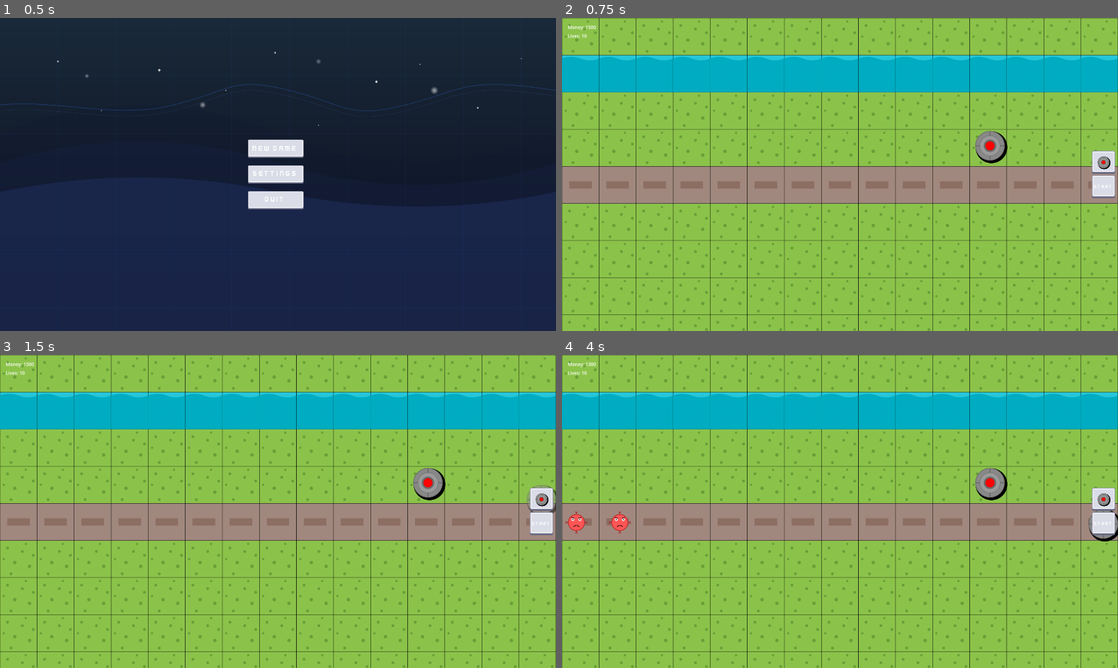
Above: before the commit, frames 1-4 (two rows, left to right).
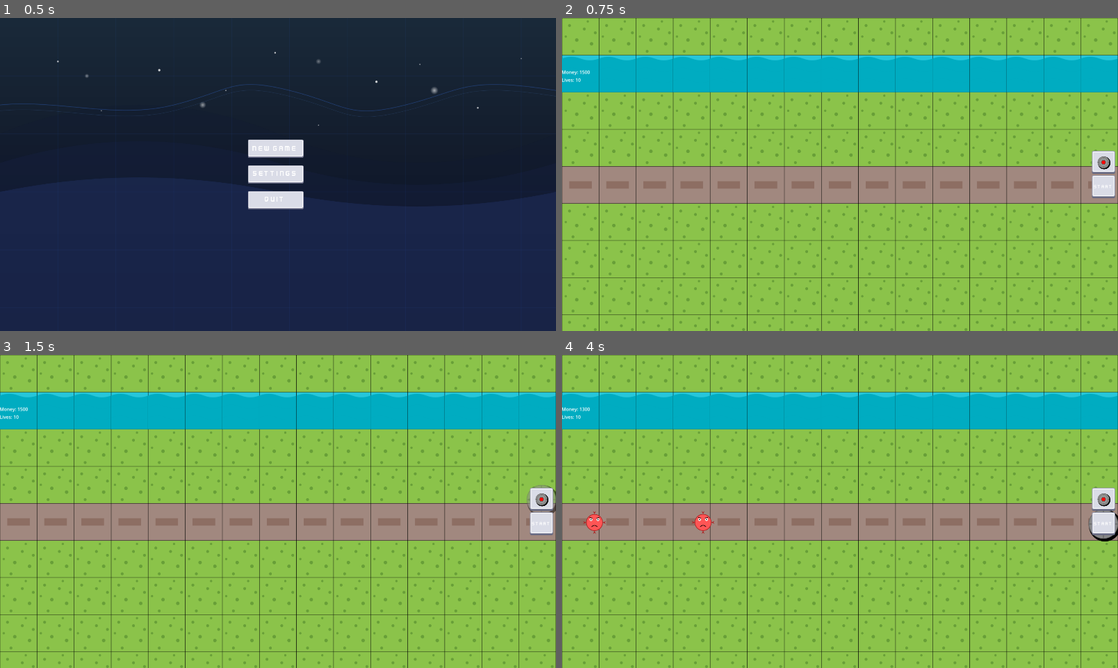
Above: after the commit, the same moments.

Repository: Kotowskey/tower-defense
Game: Godot game, scene res://scenes/scene_handler.tscn
Two runs of this game, one before a commit and one after it. Both use one fixed random seed, a clock stepped at 60 frames per second and the inputs below.
Inputs (mouse positions are in pixels of both pictures, inside the frame that each line leads up to):
- Up to frame 1 (0.5 s): no input
- Up to frame 2 (0.75 s): click "NEW GAME" at 0.5 s
- Up to frame 3 (1.5 s): click (539, 498) at 1.25 s
- Up to frame 4 (4 s): click (1101, 524) at 2 s; click (1101, 498) at 2.75 s; click (1101, 524) at 3.5 s

Frame 1 is identical in both runs. In frame 2, 0.6% of the frame differs, in the area x 0-81%, y 2-47%; in frame 3, 0.6%; in frame 4, 1.2%, in the area x 0-81%, y 2-58%.

Commit message:
more exports + ui improvements

Diff:
--- a/scenes/enemy.tscn
+++ b/scenes/enemy.tscn
@@ -7,6 +7,8 @@
 
 [node name="Enemy" type="Node2D"]
 script = ExtResource("1_t7gky")
+speed = 250.0
+max_health = 10
 
 [node name="CharacterBody2D" type="CharacterBody2D" parent="."]
 
--- a/scenes/game_scene.tscn
+++ b/scenes/game_scene.tscn
@@ -83,7 +83,24 @@
 horizontal_alignment = 1
 vertical_alignment = 1
 
-[node name="Label" type="Label" parent="UI/HUD"]
-layout_mode = 0
-offset_right = 400.0
-offset_bottom = 500.0
+[node name="UserUI" type="VBoxContainer" parent="UI/HUD"]
+custom_minimum_size = Vector2(100, 400)
+layout_mode = 1
+anchors_preset = 6
+anchor_left = 1.0
+anchor_top = 0.5
+anchor_right = 1.0
+anchor_bottom = 0.5
+offset_left = -1921.0
+offset_top = -540.0
+offset_right = -1821.0
+offset_bottom = -140.0
+grow_horizontal = 0
+grow_vertical = 2
+alignment = 1
+
+[node name="MoneyLabel" type="Label" parent="UI/HUD/UserUI"]
+layout_mode = 2
+
+[node name="LivesLabel" type="Label" parent="UI/HUD/UserUI"]
+layout_mode = 2
--- a/scenes/map.tscn
+++ b/scenes/map.tscn
@@ -1,8 +1,7 @@
-[gd_scene load_steps=7 format=4 uid="uid://cah106dou6wt3"]
+[gd_scene load_steps=6 format=4 uid="uid://cah106dou6wt3"]
 
 [ext_resource type="Script" uid="uid://dk8fb2h31quj7" path="res://scripts/map.gd" id="1_h4gj2"]
 [ext_resource type="Texture2D" uid="uid://63tu3pk2ge74" path="res://assets/tiles/tower-defense-tiles-128.svg" id="1_pgknr"]
-[ext_resource type="PackedScene" uid="uid://cv5v738oij1r1" path="res://scenes/tower.tscn" id="2_l8gyp"]
 
 [sub_resource type="TileSetAtlasSource" id="TileSetAtlasSource_a1ht3"]
 texture = ExtResource("1_pgknr")
@@ -63,8 +62,5 @@
 
 [node name="Turrets" type="Node2D" parent="."]
 
-[node name="Tower" parent="Turrets" instance=ExtResource("2_l8gyp")]
-position = Vector2(1478, 441)
-
 [node name="Path2D" type="Path2D" parent="."]
 curve = SubResource("Curve2D_s2nao")
--- a/scripts/enemy.gd
+++ b/scripts/enemy.gd
@@ -3,12 +3,13 @@
 signal enemy_died
 signal enemy_escaped
 
-var path: Path2D
-var path_follow: PathFollow2D
-var speed = 100
-var max_health = 100
-var current_health = max_health
-var value = 25
+@export var path: Path2D
+@export var path_follow: PathFollow2D
+@export var speed: float = 100
+@export var max_health: int = 100
+@export var value: int = 25
+
+var current_health: int
 
 func _ready():
 	current_health = max_health
--- a/scripts/game_scene.gd
+++ b/scripts/game_scene.gd
@@ -14,22 +14,6 @@
 
 func _ready():
 	$UI/HUD/BuildUI/Tower.connect("pressed", Callable(self, "_on_tower_button_pressed"))
-
-	# Dodanie etykiety pieniędzy
-	if not $UI/HUD.has_node("MoneyLabel"):
-		var money_label = Label.new()
-		money_label.name = "MoneyLabel"
-		money_label.text = "Money: " + str(player_money)
-		money_label.position = Vector2(20, 20)
-		$UI/HUD.add_child(money_label)
-
-	# Dodanie etykiety żyć
-	if not $UI/HUD.has_node("LivesLabel"):
-		var lives_label = Label.new()
-		lives_label.name = "LivesLabel"
-		lives_label.text = "Lives: " + str(player_lives)
-		lives_label.position = Vector2(20, 50)
-		$UI/HUD.add_child(lives_label)
 
 	# Podłączenie sygnału do istniejącego przycisku w scenie
 	if $UI/HUD/BuildUI.has_node("SpawnButton"):
@@ -87,12 +71,12 @@
 		tower_preview = null
 
 func update_money_ui():
-	if $UI/HUD.has_node("MoneyLabel"):
-		$UI/HUD/MoneyLabel.text = "Money: " + str(player_money)
+	if $UI/HUD/UserUI.has_node("MoneyLabel"):
+		$UI/HUD/UserUI/MoneyLabel.text = "Money: " + str(player_money)
 
 func update_lives_ui():
-	if $UI/HUD.has_node("LivesLabel"):
-		$UI/HUD/LivesLabel.text = "Lives: " + str(player_lives)
+	if $UI/HUD/UserUI.has_node("LivesLabel"):
+		$UI/HUD/UserUI/LivesLabel.text = "Lives: " + str(player_lives)
 
 func spawn_enemy():
 	var enemy = enemy_scene.instantiate()
